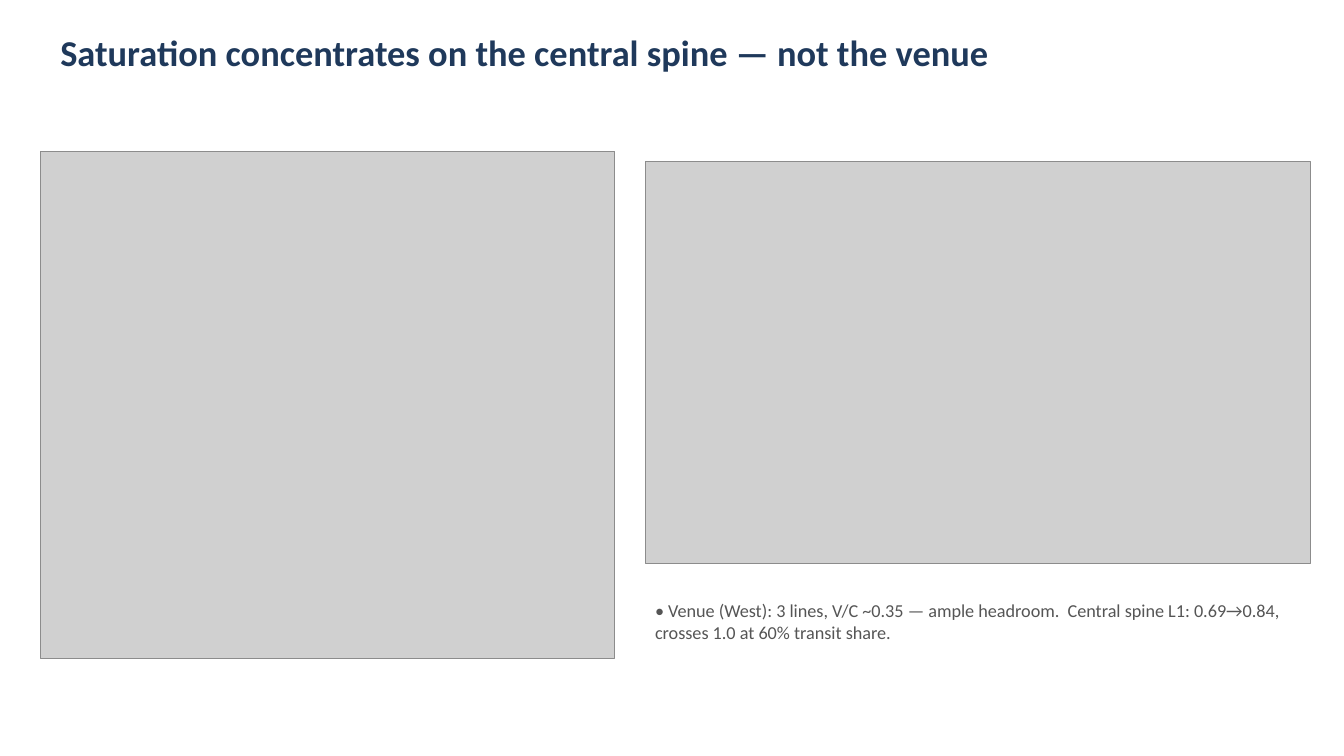
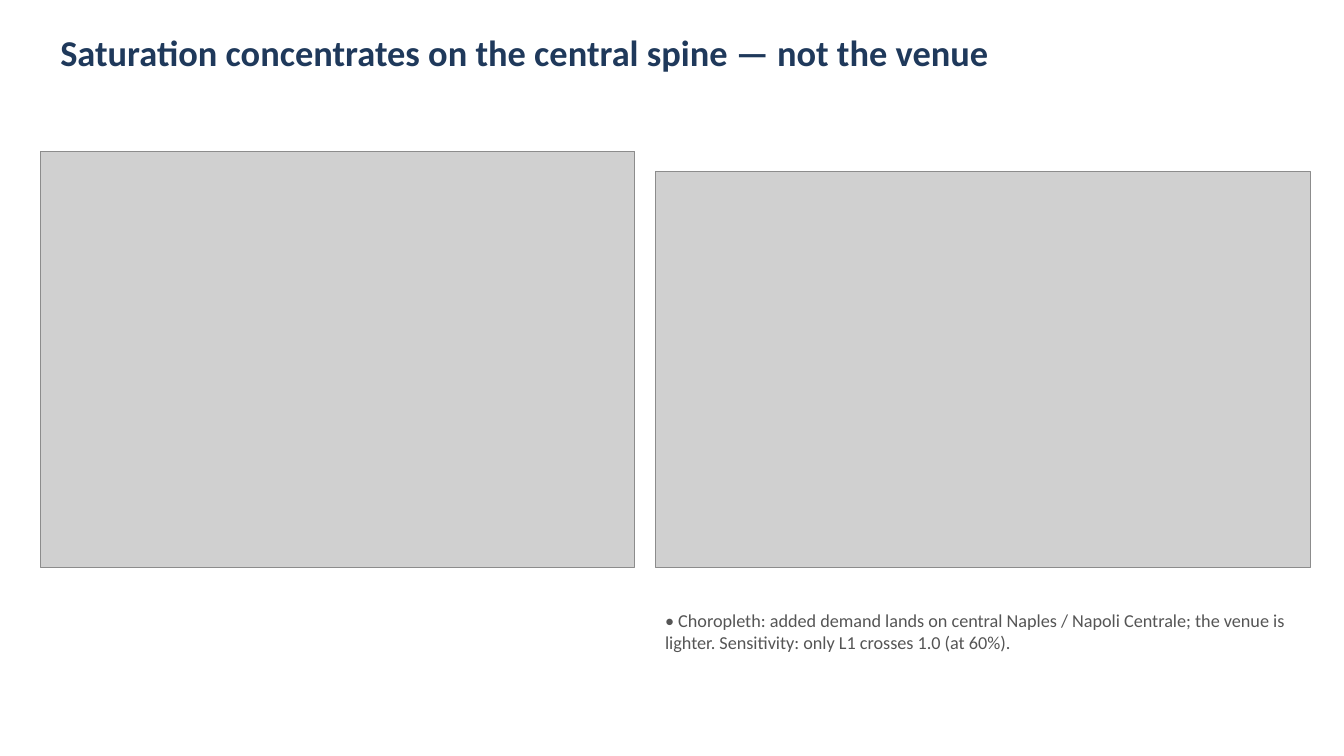
Before and after one commit to lilfjy/infra-pj-cursor, a slide deck: slide 2 of 5.11 fjy/PartB_slides.pptx. Drawn at 1344x756 pixels with LibreOffice and Linux fonts; fonts in the diff are those of the drawing; grey boxes stand for pictures. Boxes give left, top, right and bottom in pixels: in the first picture for what was removed or moved away, otherwise in the second. Text is boxed around its words. In the diff, an @@ line names an element or a change of style, - is before the commit and + after.

```diff
--- a/5.11 fjy/PartB_slides.pptx
+++ b/5.11 fjy/PartB_slides.pptx
@@ picture: place and size @@
-picture at (40,151,615,658)
+picture at (40,151,635,568)
@@ picture: place and size @@
-picture at (645,161,1311,564)
+picture at (655,171,1311,568)
@@ text at (665,614,1284,652): text changed @@
-• Venue (West): 3 lines, V/C ~0.35 — ample headroom. Central spine L1: 0.69→0.84, crosses 1.0 at 60% transit share.
+• Choropleth: added demand lands on central Naples / Napoli Centrale; the venue is lighter. Sensitivity: only L1 crosses 1.0 (at 60%).
```
Also in this commit, not shown: 1 other slide changed, 1 other file.
